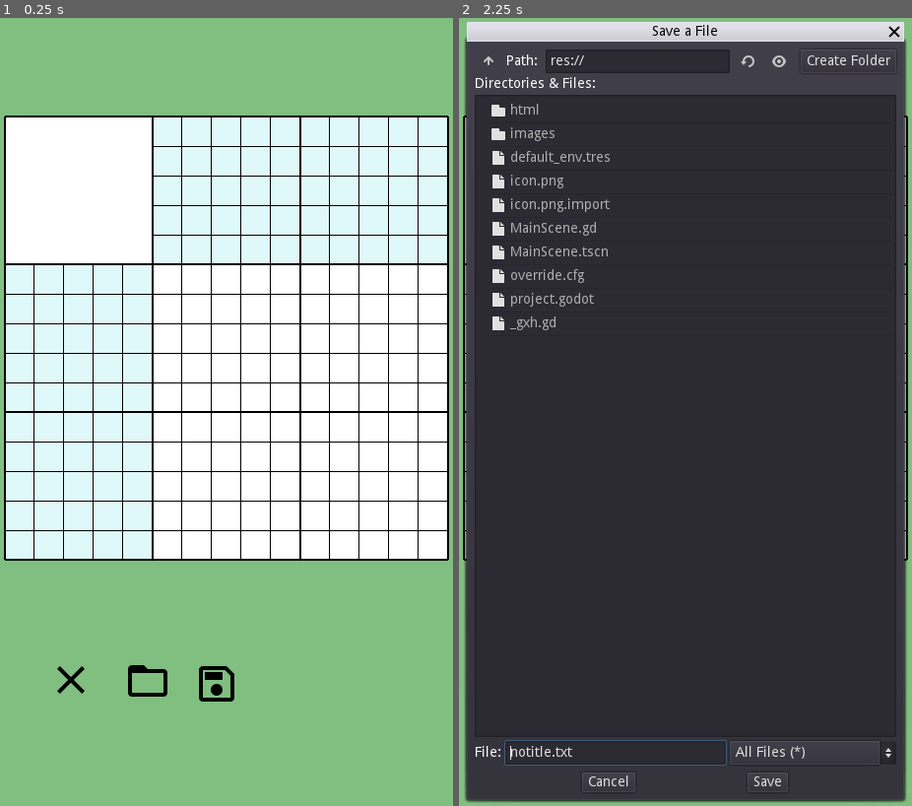
Above: before the commit, frames 1-2 (left to right).
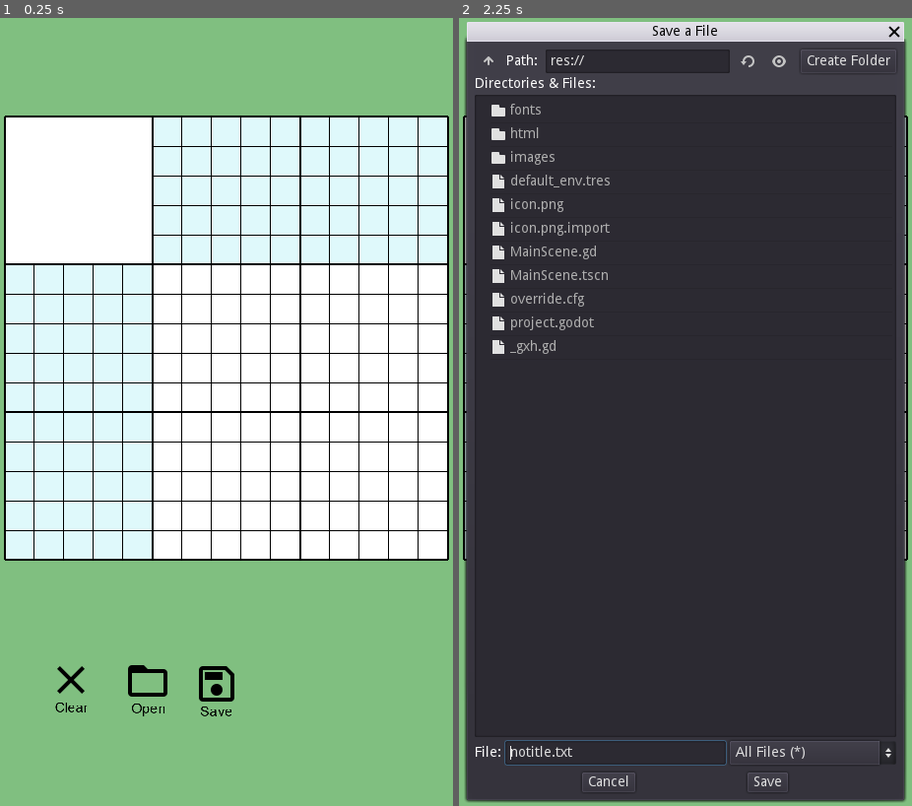
Above: after the commit, the same moments.

Repository: vivisuke/GodotNonogram
Game: Godot game, scene res://MainScene.tscn
Same seed, same stepped clock (60 frames per second), same inputs: the game is played once before the commit and once after it.
Inputs (mouse positions are in pixels of both pictures, inside the frame that each line leads up to):
- Up to frame 1 (0.25 s): no input
- Up to frame 2 (2.25 s): click (531, 679) at 0.5 s; click (608, 679) at 1.25 s; click (676, 679) at 2 s

The runs differ from the first frame. In frame 1, 0.1% of the frame differs, in the area x 12-52%, y 86-89%; in frame 2, 1.1%, in the area x 7-34%, y 10-43%.

Commit message:
0020 ◎ C 05/19 05/19 0.001│ToDo│コマンドアイコン直下にコマンド名ラベル配置

Diff:
--- a/GodotNonogram/MainScene.gd
+++ b/GodotNonogram/MainScene.gd
@@ -27,6 +27,8 @@
 var cell_val = 0
 var h_map = {}		# 水平方向手がかり数字 → 数値マップ
 var v_map = {}		# 垂直方向手がかり数字 → 数値マップ
+var h_candidates = []	# 水平方向候補リスト
+var v_candidates = []	# 垂直方向候補リスト
 
 func _ready():
 	#print("BD WD = ", BOARD_WIDTH)
@@ -49,10 +51,13 @@
 	#print(map)
 	#print(map[[1, 2]])
 	build_map()
-	print("h_map.size() = ", h_map.size())
+	#print("h_map.size() = ", h_map.size())
 	#print(h_map)
-	for i in range(h_map.size()):
-		print(h_map.keys()[i], ": ", h_map.values()[i])
+	#for i in range(h_map.size()):
+	#	print(h_map.keys()[i], ": ", h_map.values()[i])
+	h_candidates.resize(N_ANS_VERT)
+	v_candidates.resize(N_ANS_HORZ)
+	print(h_candidates)
 	pass
 func _draw():
 	draw_rect(Rect2(0, 0, SCREEN_WIDTH, SCREEN_HEIGHT), Color(0.5, 0.75, 0.5))
--- a/GodotNonogram/MainScene.tscn
+++ b/GodotNonogram/MainScene.tscn
@@ -21,6 +21,7 @@
 [ext_resource path="res://images/open_white.png" type="Texture" id=19]
 [ext_resource path="res://images/save_white.png" type="Texture" id=20]
 [ext_resource path="res://images/save_black.png" type="Texture" id=21]
+[ext_resource path="res://fonts/arial.ttf" type="DynamicFontData" id=22]
 
 [sub_resource type="TileSet" id=1]
 0/name = "cross30x30.png 0"
@@ -208,6 +209,10 @@
 0/shapes = [  ]
 0/z_index = 0
 
+[sub_resource type="DynamicFont" id=3]
+size = 28
+font_data = ExtResource( 22 )
+
 [node name="MainScene" type="Node2D"]
 script = ExtResource( 1 )
 
@@ -242,8 +247,18 @@
 texture_normal = ExtResource( 16 )
 texture_pressed = ExtResource( 17 )
 __meta__ = {
+"_edit_group_": true,
 "_edit_use_anchors_": false
 }
+
+[node name="Label" type="Label" parent="ClearButton"]
+margin_left = 15.0
+margin_top = 88.0
+margin_right = 92.0
+margin_bottom = 124.0
+custom_fonts/font = SubResource( 3 )
+custom_colors/font_color = Color( 0, 0, 0, 1 )
+text = "Clear"
 
 [node name="OpenButton" type="TextureButton" parent="."]
 margin_left = 126.0
@@ -254,8 +269,18 @@
 texture_normal = ExtResource( 18 )
 texture_pressed = ExtResource( 19 )
 __meta__ = {
+"_edit_group_": true,
 "_edit_use_anchors_": false
 }
+
+[node name="Label" type="Label" parent="OpenButton"]
+margin_left = 15.0
+margin_top = 88.0
+margin_right = 92.0
+margin_bottom = 124.0
+custom_fonts/font = SubResource( 3 )
+custom_colors/font_color = Color( 0, 0, 0, 1 )
+text = "Open"
 
 [node name="SaveButton" type="TextureButton" parent="."]
 margin_left = 196.0
@@ -266,8 +291,18 @@
 texture_normal = ExtResource( 21 )
 texture_pressed = ExtResource( 20 )
 __meta__ = {
+"_edit_group_": true,
 "_edit_use_anchors_": false
 }
+
+[node name="Label" type="Label" parent="SaveButton"]
+margin_left = 15.0
+margin_top = 88.0
+margin_right = 92.0
+margin_bottom = 124.0
+custom_fonts/font = SubResource( 3 )
+custom_colors/font_color = Color( 0, 0, 0, 1 )
+text = "Save"
 
 [connection signal="pressed" from="ClearButton" to="." method="_on_ClearButton_pressed"]
 [connection signal="pressed" from="OpenButton" to="." method="_on_OpenButton_pressed"]
Not shown: 1 places in GodotNonogram/MainScene.tscn that only renumber resources
Binary file added: GodotNonogram/fonts/arial.ttf
Binary file added: GodotNonogram/fonts/arialbd.ttf
Not shown, changed: GodotNonogram.spr
